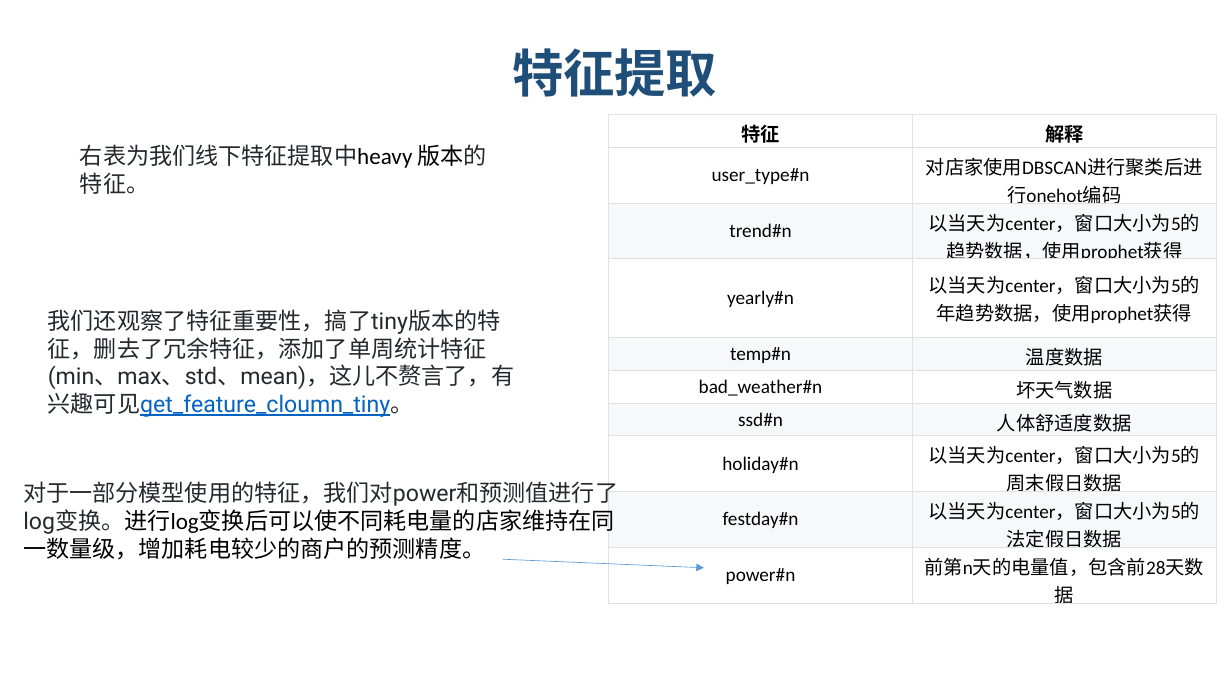
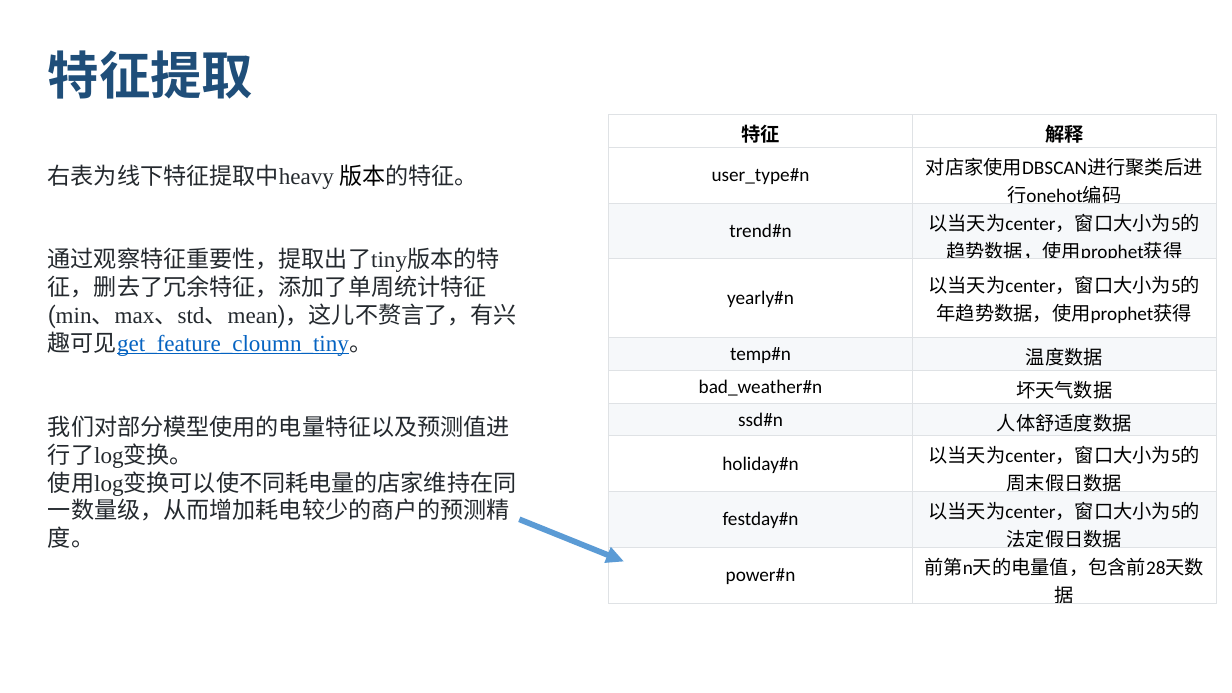
Before and after one commit to lvniqi/tianchi_power, a slide deck: slide 9 of presentation.pptx. Drawn at 1232x693 pixels with LibreOffice and Linux fonts; fonts in the diff are those of the drawing; background and template pictures are left out. Boxes give left, top, right and bottom in pixels: in the first picture for what was removed or moved away, otherwise in the second. Text is boxed around its words. In the diff, an @@ line names an element or a change of style, - is before the commit and + after.

Commit message:
[U] update presentation

```diff
--- a/presentation.pptx
+++ b/presentation.pptx
@@ text "特征提取": place and size @@
-text "特征提取" at <box>512,48,717,97</box>
+text "特征提取" at <box>48,50,253,99</box>
@@ text at <box>48,164,478,189</box>: text changed @@
-右表为我们线下特征提取中heavy 版本的特征。
+右表为线下特征提取中heavy 版本的特征。
@@ text at <box>48,247,517,356</box>: text changed @@
-我们还观察了特征重要性，搞了tiny版本的特征，删去了冗余特征，添加了单周统计特征(min、max、std、mean)，这儿不赘言了，有兴趣可见get_feature_cloumn_tiny。
+通过观察特征重要性，提取出了tiny版本的特征，删去了冗余特征，添加了单周统计特征(min、max、std、mean)，这儿不赘言了，有兴趣可见get_feature_cloumn_tiny。
@@ text at <box>48,415,516,548</box>: text changed; font Calibri to Roboto; text colour #000000 to #24292E @@
-对于一部分模型使用的特征，我们对power和预测值进行了log变换。进行log变换后可以使不同耗电量的店家维持在同一数量级，增加耗电较少的商户的预测精度。
+我们对部分模型使用的电量特征以及预测值进行了log变换。
+使用log变换可以使不同耗电量的店家维持在同一数量级，从而增加耗电较少的商户的预测精度。
@@ arrow moved from (503, 559) - (704, 567) to (519, 519) - (624, 562) @@
@@ arrow (519, 519) - (624, 562): stroke #5B9BD5 0.5 pt to #5B9BD5 4.5 pt @@
```
Also in this commit, not shown: 21 other slides changed.
